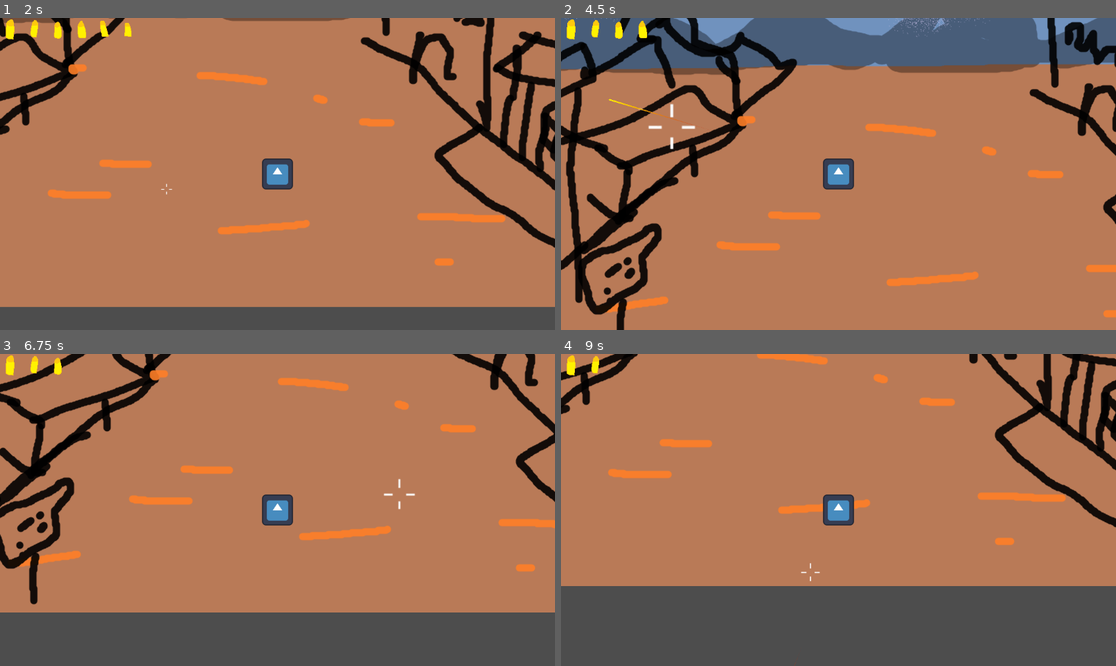
Above: before the commit, frames 1-4 (two rows, left to right).
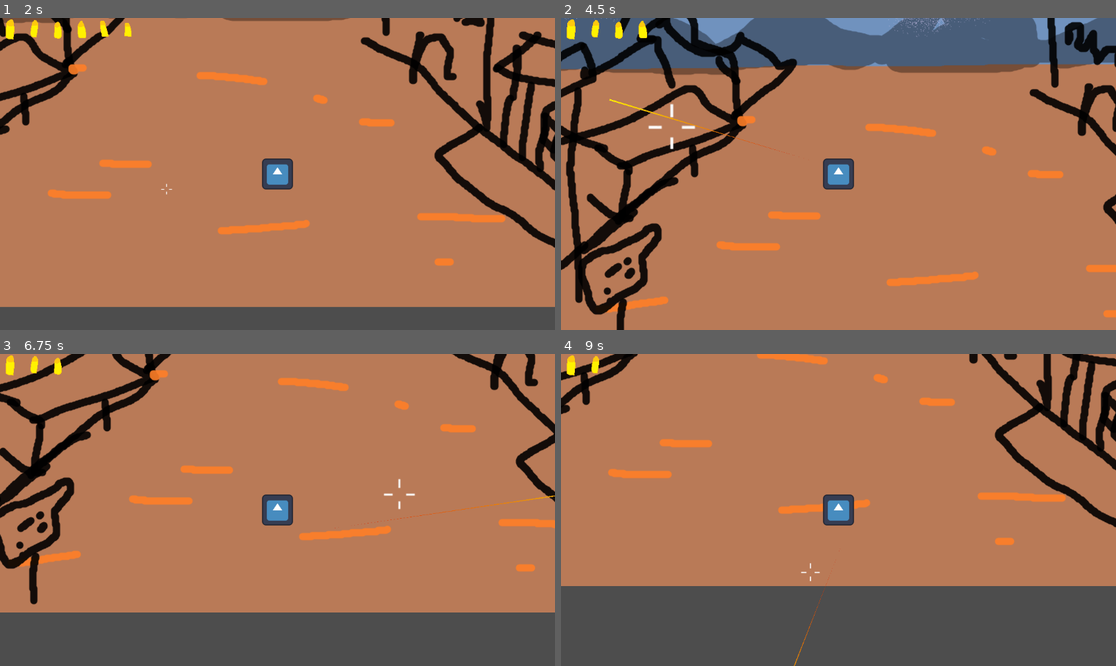
Above: after the commit, the same moments.

Repository: Niimphu/quickdraw
Game: Godot game, scene res://test.tscn
Same seed, same stepped clock (60 frames per second), same inputs: the game is played once before the commit and once after it. The engine's default icon, where the game draws it, is replaced by a stand-in: a white triangle on a blue panel in a dark square.
Inputs (mouse positions are in pixels of both pictures, inside the frame that each line leads up to):
- Up to frame 1 (2 s): tap Enter at 0.5 s; hold D (right) 0.53-1.28 s; hold Mouse wheel down (scroll_down) 0.53-1.28 s; move the mouse to (166, 189) at 1.27 s; hold S (down) from 1.28 s (still down); tap Mouse wheel up (scroll_up) at 1.35 s
- Up to frame 2 (4.5 s): move the mouse to (894, 105) at 2.02 s; release S (down) at 2.03 s; press the mouse at (894, 105) at 2.03 s; hold D (right) 2.03-2.78 s; move the mouse to (810, 236) at 2.77 s; release the mouse at (810, 236) at 2.78 s; hold W (up) 2.78-3.53 s; tap Mouse wheel down (scroll_down) at 2.85 s; move the mouse to (1005, 220) at 3.52 s; hold Mouse wheel up (scroll_up) 3.53-4.28 s; hold A (left) from 3.53 s (still down); tap R (reload) at 4.15 s; move the mouse to (672, 127) at 4.27 s; click (672, 127) at 4.35 s
- Up to frame 3 (6.75 s): move the mouse to (305, 510) at 5.02 s; release A (left) at 5.03 s; hold S (down) 5.03-5.78 s; hold Mouse wheel down (scroll_down) 5.03-5.78 s; move the mouse to (194, 432) at 5.77 s; hold D (right) 5.78-6.53 s; tap Mouse wheel up (scroll_up) at 5.85 s; move the mouse to (399, 494) at 6.52 s; press the mouse at (399, 494) at 6.53 s; hold W (up) from 6.53 s (still down)
- Up to frame 4 (9 s): move the mouse to (727, 525) at 7.27 s; release W (up) at 7.28 s; release the mouse at (727, 525) at 7.28 s; hold D (right) 7.28-8.03 s; tap Mouse wheel down (scroll_down) at 7.35 s; move the mouse to (894, 441) at 8.02 s; hold S (down) 8.03-8.78 s; hold Mouse wheel up (scroll_up) 8.03-8.78 s; move the mouse to (810, 572) at 8.77 s; hold A (left) from 8.78 s (still down); click (810, 572) at 8.85 s

Frame 1 is identical in both runs. In frame 2, less than 0.1% of the frame differs, in the area x 8-43%, y 26-45%; in frame 3, less than 0.1%; in frame 4, less than 0.1%.

Commit message:
working trail script

Diff:
--- a/bullet.gd
+++ b/bullet.gd
@@ -23,7 +23,6 @@
 
 func _physics_process(delta: float) -> void:
 	var new_position = global_position + velocity * delta
-	Trail.add_point(Trail.to_local(new_position))
 
 	#var space_state = get_world_2d().direct_space_state
 	#var query = PhysicsRayQueryParameters2D.create(prev_position, new_position)
--- a/bullet.tscn
+++ b/bullet.tscn
@@ -2,6 +2,7 @@
 
 [ext_resource type="Texture2D" uid="uid://xd4oc74q6goh" path="res://img/bulet.png" id="1_v7oki"]
 [ext_resource type="Script" uid="uid://64fqlkca4r4p" path="res://bullet.gd" id="1_v8qja"]
+[ext_resource type="Script" uid="uid://c8v8vkmkakpkn" path="res://trail.gd" id="3_t4vbm"]
 
 [sub_resource type="Curve" id="Curve_v8qja"]
 _data = [Vector2(0, 0), 0.0, 0.0, 0, 0, Vector2(1, 1), 0.0, 0.0, 0, 0]
@@ -9,7 +10,7 @@
 
 [sub_resource type="Gradient" id="Gradient_t4vbm"]
 offsets = PackedFloat32Array(0, 0.19753087, 1)
-colors = PackedColorArray(0.86, 0, 0, 0.09411765, 0.89, 0.17800003, 0, 0.77254903, 1, 0.9333334, 0, 1)
+colors = PackedColorArray(0.86, 0, 0, 0.35686275, 0.89, 0.17800003, 0, 0.77254903, 1, 0.9333334, 0, 1)
 
 [node name="Bullet" type="Node2D" unique_id=1929935182 node_paths=PackedStringArray("Trail")]
 script = ExtResource("1_v8qja")
@@ -19,9 +20,10 @@
 texture = ExtResource("1_v7oki")
 
 [node name="Trail" type="Line2D" parent="." unique_id=480383130]
-points = PackedVector2Array(0, -171, 0, 1)
+points = PackedVector2Array(0, 0)
 width = 3.0
 width_curve = SubResource("Curve_v8qja")
 gradient = SubResource("Gradient_t4vbm")
 begin_cap_mode = 2
 antialiased = true
+script = ExtResource("3_t4vbm")
--- /dev/null
+++ b/trail.gd
@@ -0,0 +1,15 @@
+extends Line2D
+
+@export var trail_length := 25
+
+func _ready() -> void:
+	clear_points()
+
+
+func _process(_delta):
+	global_position = Vector2.ZERO
+	global_rotation = 0
+
+	add_point(get_parent().global_position)
+	while get_point_count() > trail_length:
+		remove_point(0)
Not shown, added: trail.gd.uid
